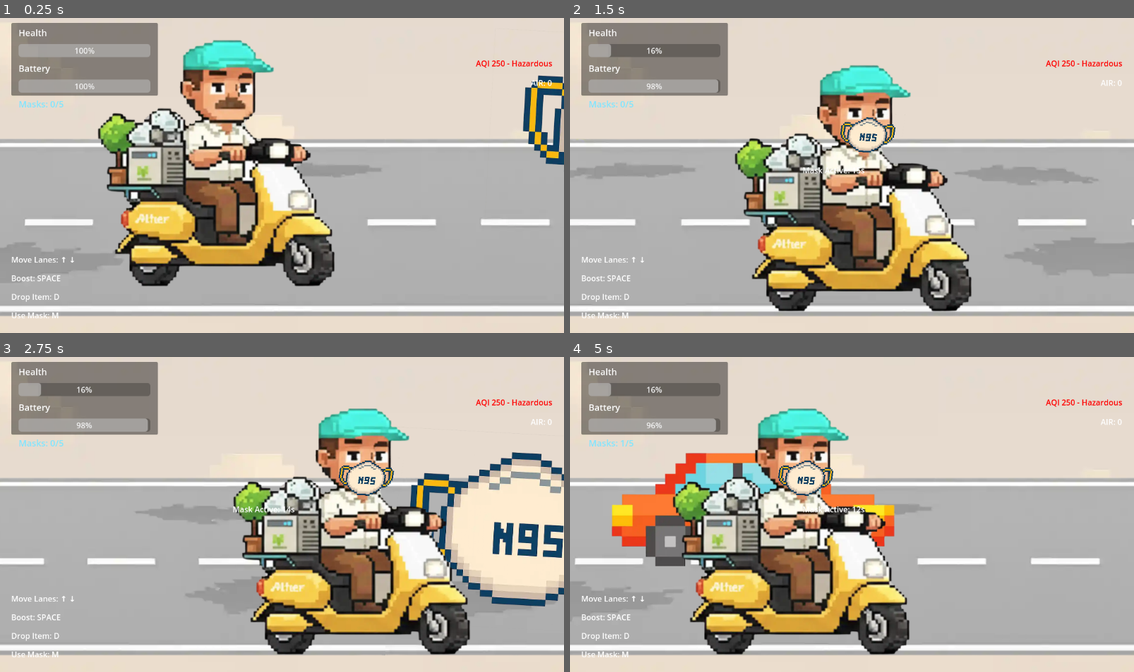
Above: before the commit, frames 1-4 (two rows, left to right).
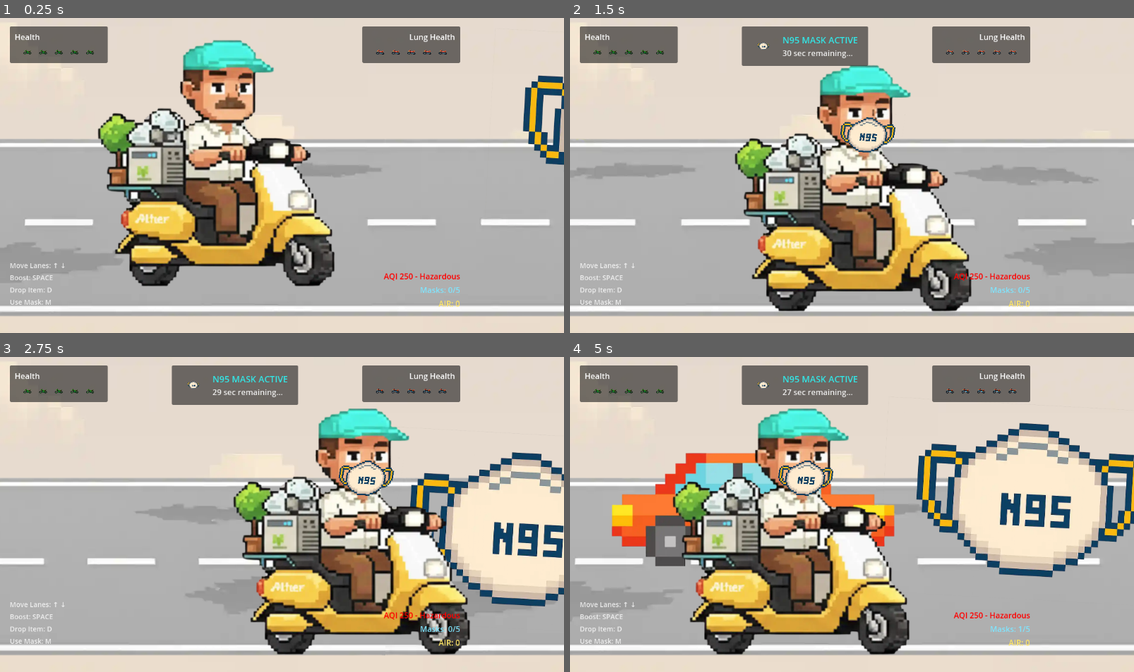
Above: after the commit, the same moments.

Repository: hr1juldey/breath_rush
Game: Godot game, scene res://scenes/Main.tscn
Same seed, same stepped clock (60 frames per second), same inputs: the game is played once before the commit and once after it.
Inputs (mouse positions are in pixels of both pictures, inside the frame that each line leads up to):
- Up to frame 1 (0.25 s): no input
- Up to frame 2 (1.5 s): tap Enter at 0.5 s; move the mouse to (976, 159) at 0.52 s; hold Right (ui_right) 0.53-1.28 s; hold L 0.53-1.28 s; click (976, 159) at 0.67 s; tap Space at 0.77 s; move the mouse to (739, 191) at 1.27 s; hold Down from 1.28 s (still down); tap H at 1.35 s
- Up to frame 3 (2.75 s): tap Space at 1.52 s; move the mouse to (338, 445) at 2.02 s; release Down at 2.03 s; hold Right (ui_right) from 2.03 s (still down); tap M at 2.1 s
- Up to frame 4 (5 s): move the mouse to (823, 577) at 2.77 s; release Right (ui_right) at 2.78 s; hold Up 2.78-3.53 s; tap L at 2.85 s; click (823, 577) at 2.92 s; tap Space at 3.02, 3.77, 4.52 s; move the mouse to (1021, 561) at 3.52 s; hold H 3.53-4.28 s; hold Left (ui_left) from 3.53 s (still down); move the mouse to (682, 467) at 4.27 s; tap M at 4.35 s

The runs differ from the first frame. In frame 1, 8.9% of the frame differs, in the area x 1-98%, y 1-96%; in frame 2, 11%; in frame 3, 11%; in frame 4, 22%, in the area x 1-100%, y 1-96%.

Commit message:
feat(hud, gameplay, docs): Implement mask timer and add HUD guide
This commit introduces a new N95 mask timer UI element to the HUD and includes a comprehensive implementation guide.

-   **feat(hud)**: Added a new `MaskTimer` UI component to display the active status and remaining time for the N95 mask. The controls display has been refactored into a `BottomLeft` container with improved styling for better readability.
-   **feat(gameplay)**: Updated `chunk_001.json` to increase the spawn probability and frequency of mask items, and adjusted delays for other power-ups, to better integrate with the new mask timer functionality.
-   **feat(docs)**: Added `HUD_IMPLEMENTATION_GUIDE.md` to provide detailed documentation on the HUD architecture, analyze critical bugs related to placeholder assets and incorrect references, and outline a clear recovery plan for proper UI asset integration.
-   **assets**: Included `mask_timer.webp` for the new HUD element.

These changes enhance the player's situational awareness regarding active buffs and provide essential documentation for future HUD development.

Diff:
--- a/data/chunks/chunk_001.json
+++ b/data/chunks/chunk_001.json
@@ -28,29 +28,36 @@
       "x": 1400,
       "y": 240,
       "type": "mask",
-      "probability": 0.4,
-      "delay": 5.0
+      "probability": 0.9,
+      "delay": 3.0
     },
     {
       "x": 1800,
       "y": 300,
       "type": "filter",
       "probability": 0.3,
-      "delay": 10.0
+      "delay": 6.0
     },
     {
       "x": 2200,
       "y": 360,
-      "type": "sapling",
-      "probability": 0.3,
-      "delay": 15.0
+      "type": "mask",
+      "probability": 0.9,
+      "delay": 9.0
     },
     {
       "x": 2600,
       "y": 240,
+      "type": "sapling",
+      "probability": 0.3,
+      "delay": 12.0
+    },
+    {
+      "x": 3000,
+      "y": 300,
       "type": "mask",
-      "probability": 0.4,
-      "delay": 20.0
+      "probability": 0.9,
+      "delay": 15.0
     }
   ],
   "delivery_zones": [
--- a/scenes/HUD.tscn
+++ b/scenes/HUD.tscn
@@ -1,126 +1,296 @@
-[gd_scene load_steps=1 format=3 uid="uid://d6jl4a6t8i"]
+[gd_scene load_steps=6 format=3 uid="uid://d6jl4a6t8i"]
 
 [ext_resource type="Script" path="res://scripts/HUD.gd" id="1_hud12"]
+[ext_resource type="Texture2D" uid="uid://c1234567890a" path="res://assets/ui/ui_minidot.webp" id="2_health_dot"]
+[ext_resource type="Texture2D" uid="uid://c1234567890b" path="res://assets/ui/ui_lung_bg.webp" id="3_lung_bg"]
+[ext_resource type="Texture2D" uid="uid://c1234567890c" path="res://assets/ui/ui_lung_fill.webp" id="4_lung_fill"]
+[ext_resource type="Texture2D" uid="uid://c1234567890d" path="res://assets/pickups/mask.webp" id="5_mask"]
 
 [node name="HUD" type="CanvasLayer"]
 script = ExtResource("1_hud12")
 
-[node name="TopLeft" type="Panel" parent="."]
-anchor_left = 0.02
-anchor_top = 0.02
-anchor_right = 0.28
-anchor_bottom = 0.25
-offset_left = 0.0
-offset_top = 0.0
-offset_right = 0.0
-offset_bottom = 0.0
-self_modulate = Color(0, 0, 0, 0.7)
-
-[node name="VBox" type="VBoxContainer" parent="TopLeft"]
-anchor_left = 0.05
-anchor_top = 0.05
-anchor_right = 0.95
-anchor_bottom = 0.95
-theme_override_constants/separation = 10
-
-[node name="HealthLabel" type="Label" parent="TopLeft/VBox"]
+[node name="TopLeft" type="PanelContainer" parent="."]
+offset_left = 20.0
+offset_top = 20.0
+offset_right = 220.0
+offset_bottom = 90.0
+
+[node name="MarginContainer" type="MarginContainer" parent="TopLeft"]
+layout_mode = 2
+theme_override_constants/margin_left = 10
+theme_override_constants/margin_top = 10
+theme_override_constants/margin_right = 10
+theme_override_constants/margin_bottom = 10
+
+[node name="VBox" type="VBoxContainer" parent="TopLeft/MarginContainer"]
+layout_mode = 2
+theme_override_constants/separation = 8
+
+[node name="HealthLabel" type="Label" parent="TopLeft/MarginContainer/VBox"]
+layout_mode = 2
 text = "Health"
-custom_minimum_size = Vector2(0, 25)
 theme_override_colors/font_color = Color(1, 1, 1, 1)
+theme_override_font_sizes/font_size = 16
+
+[node name="HealthDots" type="HBoxContainer" parent="TopLeft/MarginContainer/VBox"]
+layout_mode = 2
+theme_override_constants/separation = 8
+alignment = 1
+
+[node name="HealthDot1" type="TextureRect" parent="TopLeft/MarginContainer/VBox/HealthDots"]
+custom_minimum_size = Vector2(24, 24)
+layout_mode = 2
+texture = ExtResource("2_health_dot")
+expand_mode = 1
+stretch_mode = 5
+
+[node name="HealthDot2" type="TextureRect" parent="TopLeft/MarginContainer/VBox/HealthDots"]
+custom_minimum_size = Vector2(24, 24)
+layout_mode = 2
+texture = ExtResource("2_health_dot")
+expand_mode = 1
+stretch_mode = 5
+
+[node name="HealthDot3" type="TextureRect" parent="TopLeft/MarginContainer/VBox/HealthDots"]
+custom_minimum_size = Vector2(24, 24)
+layout_mode = 2
+texture = ExtResource("2_health_dot")
+expand_mode = 1
+stretch_mode = 5
+
+[node name="HealthDot4" type="TextureRect" parent="TopLeft/MarginContainer/VBox/HealthDots"]
+custom_minimum_size = Vector2(24, 24)
+layout_mode = 2
+texture = ExtResource("2_health_dot")
+expand_mode = 1
+stretch_mode = 5
+
+[node name="HealthDot5" type="TextureRect" parent="TopLeft/MarginContainer/VBox/HealthDots"]
+custom_minimum_size = Vector2(24, 24)
+layout_mode = 2
+texture = ExtResource("2_health_dot")
+expand_mode = 1
+stretch_mode = 5
+
+[node name="TopRight" type="PanelContainer" parent="."]
+offset_left = 740.0
+offset_top = 20.0
+offset_right = 940.0
+offset_bottom = 90.0
+
+[node name="MarginContainer" type="MarginContainer" parent="TopRight"]
+layout_mode = 2
+theme_override_constants/margin_left = 10
+theme_override_constants/margin_top = 10
+theme_override_constants/margin_right = 10
+theme_override_constants/margin_bottom = 10
+
+[node name="VBox" type="VBoxContainer" parent="TopRight/MarginContainer"]
+layout_mode = 2
+theme_override_constants/separation = 8
+
+[node name="LungLabel" type="Label" parent="TopRight/MarginContainer/VBox"]
+layout_mode = 2
+text = "Lung Health"
+theme_override_colors/font_color = Color(1, 1, 1, 1)
+theme_override_font_sizes/font_size = 16
+horizontal_alignment = 2
+
+[node name="LungIcons" type="HBoxContainer" parent="TopRight/MarginContainer/VBox"]
+layout_mode = 2
+theme_override_constants/separation = 8
+alignment = 1
+
+[node name="Lung1" type="TextureRect" parent="TopRight/MarginContainer/VBox/LungIcons"]
+custom_minimum_size = Vector2(24, 24)
+layout_mode = 2
+texture = ExtResource("3_lung_bg")
+expand_mode = 1
+stretch_mode = 5
+
+[node name="Fill" type="TextureRect" parent="TopRight/MarginContainer/VBox/LungIcons/Lung1"]
+layout_mode = 1
+anchors_preset = 15
+anchor_right = 1.0
+anchor_bottom = 1.0
+grow_horizontal = 2
+grow_vertical = 2
+texture = ExtResource("4_lung_fill")
+expand_mode = 1
+stretch_mode = 5
+
+[node name="Lung2" type="TextureRect" parent="TopRight/MarginContainer/VBox/LungIcons"]
+custom_minimum_size = Vector2(24, 24)
+layout_mode = 2
+texture = ExtResource("3_lung_bg")
+expand_mode = 1
+stretch_mode = 5
+
+[node name="Fill" type="TextureRect" parent="TopRight/MarginContainer/VBox/LungIcons/Lung2"]
+layout_mode = 1
+anchors_preset = 15
+anchor_right = 1.0
+anchor_bottom = 1.0
+grow_horizontal = 2
+grow_vertical = 2
+texture = ExtResource("4_lung_fill")
+expand_mode = 1
+stretch_mode = 5
+
+[node name="Lung3" type="TextureRect" parent="TopRight/MarginContainer/VBox/LungIcons"]
+custom_minimum_size = Vector2(24, 24)
+layout_mode = 2
+texture = ExtResource("3_lung_bg")
+expand_mode = 1
+stretch_mode = 5
+
+[node name="Fill" type="TextureRect" parent="TopRight/MarginContainer/VBox/LungIcons/Lung3"]
+layout_mode = 1
+anchors_preset = 15
+anchor_right = 1.0
+anchor_bottom = 1.0
+grow_horizontal = 2
+grow_vertical = 2
+texture = ExtResource("4_lung_fill")
+expand_mode = 1
+stretch_mode = 5
+
+[node name="Lung4" type="TextureRect" parent="TopRight/MarginContainer/VBox/LungIcons"]
+custom_minimum_size = Vector2(24, 24)
+layout_mode = 2
+texture = ExtResource("3_lung_bg")
+expand_mode = 1
+stretch_mode = 5
+
+[node name="Fill" type="TextureRect" parent="TopRight/MarginContainer/VBox/LungIcons/Lung4"]
+layout_mode = 1
+anchors_preset = 15
+anchor_right = 1.0
+anchor_bottom = 1.0
+grow_horizontal = 2
+grow_vertical = 2
+texture = ExtResource("4_lung_fill")
+expand_mode = 1
+stretch_mode = 5
+
+[node name="Lung5" type="TextureRect" parent="TopRight/MarginContainer/VBox/LungIcons"]
+custom_minimum_size = Vector2(24, 24)
+layout_mode = 2
+texture = ExtResource("3_lung_bg")
+expand_mode = 1
+stretch_mode = 5
+
+[node name="Fill" type="TextureRect" parent="TopRight/MarginContainer/VBox/LungIcons/Lung5"]
+layout_mode = 1
+anchors_preset = 15
+anchor_right = 1.0
+anchor_bottom = 1.0
+grow_horizontal = 2
+grow_vertical = 2
+texture = ExtResource("4_lung_fill")
+expand_mode = 1
+stretch_mode = 5
+
+[node name="CenterTop" type="CenterContainer" parent="."]
+offset_left = 280.0
+offset_top = 20.0
+offset_right = 680.0
+offset_bottom = 100.0
+
+[node name="MaskTimer" type="PanelContainer" parent="CenterTop"]
+visible = false
+layout_mode = 2
+
+[node name="MarginContainer" type="MarginContainer" parent="CenterTop/MaskTimer"]
+layout_mode = 2
+theme_override_constants/margin_left = 20
+theme_override_constants/margin_top = 15
+theme_override_constants/margin_right = 20
+theme_override_constants/margin_bottom = 15
+
+[node name="HBox" type="HBoxContainer" parent="CenterTop/MaskTimer/MarginContainer"]
+layout_mode = 2
+theme_override_constants/separation = 15
+alignment = 1
+
+[node name="MaskIcon" type="TextureRect" parent="CenterTop/MaskTimer/MarginContainer/HBox"]
+custom_minimum_size = Vector2(48, 48)
+layout_mode = 2
+texture = ExtResource("5_mask")
+expand_mode = 1
+stretch_mode = 5
+
+[node name="VBox" type="VBoxContainer" parent="CenterTop/MaskTimer/MarginContainer/HBox"]
+layout_mode = 2
+theme_override_constants/separation = 2
+
+[node name="MaskLabel" type="Label" parent="CenterTop/MaskTimer/MarginContainer/HBox/VBox"]
+layout_mode = 2
+text = "N95 MASK ACTIVE"
+theme_override_colors/font_color = Color(0.2, 0.9, 0.9, 1)
 theme_override_font_sizes/font_size = 18
 
-[node name="HealthBar" type="ProgressBar" parent="TopLeft/VBox"]
-min_value = 0.0
-max_value = 100.0
-value = 100.0
-custom_minimum_size = Vector2(200, 25)
-show_percentage = true
-
-[node name="BatteryLabel" type="Label" parent="TopLeft/VBox"]
-text = "Battery"
-custom_minimum_size = Vector2(0, 25)
-theme_override_colors/font_color = Color(1, 1, 1, 1)
-theme_override_font_sizes/font_size = 18
-
-[node name="BatteryBar" type="ProgressBar" parent="TopLeft/VBox"]
-min_value = 0.0
-max_value = 100.0
-value = 100.0
-custom_minimum_size = Vector2(200, 25)
-show_percentage = true
-
-[node name="MaskInventoryLabel" type="Label" parent="TopLeft/VBox"]
+[node name="TimeLabel" type="Label" parent="CenterTop/MaskTimer/MarginContainer/HBox/VBox"]
+layout_mode = 2
+text = "30 sec remaining..."
+theme_override_colors/font_color = Color(1, 1, 1, 0.9)
+theme_override_font_sizes/font_size = 16
+
+[node name="BottomLeft" type="VBoxContainer" parent="."]
+offset_left = 20.0
+offset_top = 500.0
+offset_right = 350.0
+offset_bottom = 580.0
+theme_override_constants/separation = 5
+
+[node name="MoveLabel" type="Label" parent="BottomLeft"]
+layout_mode = 2
+text = "Move Lanes: ↑ ↓"
+theme_override_colors/font_color = Color(1, 1, 1, 0.8)
+theme_override_font_sizes/font_size = 14
+
+[node name="BoostLabel" type="Label" parent="BottomLeft"]
+layout_mode = 2
+text = "Boost: SPACE"
+theme_override_colors/font_color = Color(1, 1, 1, 0.8)
+theme_override_font_sizes/font_size = 14
+
+[node name="DropLabel" type="Label" parent="BottomLeft"]
+layout_mode = 2
+text = "Drop Item: D"
+theme_override_colors/font_color = Color(1, 1, 1, 0.8)
+theme_override_font_sizes/font_size = 14
+
+[node name="MaskLabel" type="Label" parent="BottomLeft"]
+layout_mode = 2
+text = "Use Mask: M"
+theme_override_colors/font_color = Color(1, 1, 1, 0.8)
+theme_override_font_sizes/font_size = 14
+
+[node name="BottomRight" type="VBoxContainer" parent="."]
+offset_left = 700.0
+offset_top = 520.0
+offset_right = 940.0
+offset_bottom = 580.0
+theme_override_constants/separation = 5
+
+[node name="AQIIndicator" type="Label" parent="BottomRight"]
+layout_mode = 2
+text = "AQI 250 - Hazardous"
+theme_override_colors/font_color = Color(1, 0.3, 0.3, 1)
+theme_override_font_sizes/font_size = 16
+horizontal_alignment = 2
+
+[node name="MaskInventoryLabel" type="Label" parent="BottomRight"]
+layout_mode = 2
 text = "Masks: 0/5"
-custom_minimum_size = Vector2(0, 25)
 theme_override_colors/font_color = Color(0.5, 0.9, 1, 1)
-theme_override_font_sizes/font_size = 18
-
-[node name="TopRight" type="VBoxContainer" parent="."]
-anchor_left = 0.75
-anchor_top = 0.02
-anchor_right = 0.98
-anchor_bottom = 0.35
-offset_left = 0.0
-offset_top = 0.0
-offset_right = 0.0
-offset_bottom = 0.0
-alignment = 1
-theme_override_constants/separation = 10
-
-[node name="AQIIndicator" type="Label" parent="TopRight"]
-text = "AQI 250 - Hazardous"
-custom_minimum_size = Vector2(200, 30)
-horizontal_alignment = 2
-
-[node name="CoinsLabel" type="Label" parent="TopRight"]
+theme_override_font_sizes/font_size = 16
+horizontal_alignment = 2
+
+[node name="CoinsLabel" type="Label" parent="BottomRight"]
+layout_mode = 2
 text = "AIR: 0"
-custom_minimum_size = Vector2(200, 30)
-horizontal_alignment = 2
-
-[node name="CenterOverlay" type="VBoxContainer" parent="."]
-anchor_left = 0.35
-anchor_top = 0.4
-anchor_right = 0.65
-anchor_bottom = 0.6
-offset_left = 0.0
-offset_top = 0.0
-offset_right = 0.0
-offset_bottom = 0.0
-alignment = 1
-theme_override_constants/separation = 15
-
-[node name="MaskTimer" type="HBoxContainer" parent="CenterOverlay"]
-custom_minimum_size = Vector2(0, 40)
-alignment = 1
-visible = false
-
-[node name="MaskLabel" type="Label" parent="CenterOverlay/MaskTimer"]
-text = "Mask Active: 15s"
-custom_minimum_size = Vector2(200, 40)
-
-[node name="Controls" type="VBoxContainer" parent="."]
-anchor_left = 0.02
-anchor_top = 0.75
-anchor_right = 0.35
-anchor_bottom = 0.98
-offset_left = 0.0
-offset_top = 0.0
-offset_right = 0.0
-offset_bottom = 0.0
-theme_override_constants/separation = 8
-
-[node name="MoveLabel" type="Label" parent="Controls"]
-text = "Move Lanes: ↑ ↓"
-custom_minimum_size = Vector2(0, 30)
-
-[node name="BoostLabel" type="Label" parent="Controls"]
-text = "Boost: SPACE"
-custom_minimum_size = Vector2(0, 30)
-
-[node name="DropLabel" type="Label" parent="Controls"]
-text = "Drop Item: D"
-custom_minimum_size = Vector2(0, 30)
-
-[node name="MaskLabel" type="Label" parent="Controls"]
-text = "Use Mask: M"
-custom_minimum_size = Vector2(0, 30)
+theme_override_colors/font_color = Color(1, 0.9, 0.4, 1)
+theme_override_font_sizes/font_size = 16
+horizontal_alignment = 2
--- a/scripts/HUD.gd
+++ b/scripts/HUD.gd
@@ -1,16 +1,42 @@
 extends CanvasLayer
-@onready var health_bar = $TopLeft/VBox/HealthBar
-@onready var battery_bar = $TopLeft/VBox/BatteryBar
-@onready var mask_inventory_label = $TopLeft/VBox/MaskInventoryLabel
-@onready var mask_timer_container = $CenterOverlay/MaskTimer
-@onready var mask_timer_label = $CenterOverlay/MaskTimer/MaskLabel
-@onready var aqi_indicator = $TopRight/AQIIndicator
-@onready var coins_label = $TopRight/CoinsLabel
+
+# Health dots
+@onready var health_dot1 = $TopLeft/MarginContainer/VBox/HealthDots/HealthDot1
+@onready var health_dot2 = $TopLeft/MarginContainer/VBox/HealthDots/HealthDot2
+@onready var health_dot3 = $TopLeft/MarginContainer/VBox/HealthDots/HealthDot3
+@onready var health_dot4 = $TopLeft/MarginContainer/VBox/HealthDots/HealthDot4
+@onready var health_dot5 = $TopLeft/MarginContainer/VBox/HealthDots/HealthDot5
+
+# Lung icons
+@onready var lung1_fill = $TopRight/MarginContainer/VBox/LungIcons/Lung1/Fill
+@onready var lung2_fill = $TopRight/MarginContainer/VBox/LungIcons/Lung2/Fill
+@onready var lung3_fill = $TopRight/MarginContainer/VBox/LungIcons/Lung3/Fill
+@onready var lung4_fill = $TopRight/MarginContainer/VBox/LungIcons/Lung4/Fill
+@onready var lung5_fill = $TopRight/MarginContainer/VBox/LungIcons/Lung5/Fill
+
+# Mask timer
+@onready var mask_timer_container = $CenterTop/MaskTimer
+@onready var mask_time_label = $CenterTop/MaskTimer/MarginContainer/HBox/VBox/TimeLabel
+
+# Bottom indicators
+@onready var aqi_indicator = $BottomRight/AQIIndicator
+@onready var mask_inventory_label = $BottomRight/MaskInventoryLabel
+@onready var coins_label = $BottomRight/CoinsLabel
 
 var player_ref = null
 var current_coins = 0
+var health_dots = []
+var lung_fills = []
+
+# Pulse animation
+var pulse_time = 0.0
+var pulse_speed = 2.0
 
 func _ready():
+	# Store references in arrays for easier management
+	health_dots = [health_dot1, health_dot2, health_dot3, health_dot4, health_dot5]
+	lung_fills = [lung1_fill, lung2_fill, lung3_fill, lung4_fill, lung5_fill]
+
 	# Find player reference
 	var parent = get_parent()
 	if parent:
@@ -23,21 +49,22 @@
 		player_ref.mask_deactivated.connect(_on_mask_deactivated)
 		player_ref.mask_inventory_changed.connect(_on_mask_inventory_changed)
 
-		# Initialize mask inventory display
-		update_mask_inventory_display(player_ref.mask_inventory)
+		# Initialize displays with current player values (deferred to ensure player is initialized)
+		call_deferred("_initialize_displays")
 
-func _process(_delta):
+func _process(delta):
 	if player_ref:
 		update_mask_timer()
 		update_aqi_display()
+		update_lung_pulse(delta)
 
 func _on_health_changed(new_health: float) -> void:
-	if health_bar:
-		health_bar.value = new_health
+	update_health_dots(new_health)
+	update_lung_fills(new_health)
 
 func _on_battery_changed(new_battery: float) -> void:
-	if battery_bar:
-		battery_bar.value = new_battery
+	# Battery is no longer displayed visually in the new HUD
+	pass
 
 func _on_mask_activated(_duration: float) -> void:
 	if mask_timer_container:
@@ -47,10 +74,52 @@
 	if mask_timer_container:
 		mask_timer_container.hide()
 
+func update_health_dots(health: float) -> void:
+	# Show/hide health dots based on health percentage
+	# Each dot represents 20% health
+	var dots_to_show = int(ceil(health / 20.0))
+
+	for i in range(health_dots.size()):
+		if health_dots[i]:
+			if i < dots_to_show:
+				health_dots[i].modulate = Color(0.2, 1.0, 0.3, 1.0)  # Green
+			else:
+				health_dots[i].modulate = Color(0.3, 0.3, 0.3, 0.4)  # Dimmed gray
+
+func update_lung_fills(health: float) -> void:
+	# Update lung fill opacity based on health
+	# Each lung represents 20% health
+	var health_percent = health / 100.0
+
+	for i in range(lung_fills.size()):
+		if lung_fills[i]:
+			var lung_threshold = float(i) / 5.0
+			if health_percent >= lung_threshold:
+				# This lung should be visible
+				var lung_alpha = clamp((health_percent - lung_threshold) * 5.0, 0.0, 1.0)
+				lung_fills[i].modulate.a = lung_alpha
+			else:
+				lung_fills[i].modulate.a = 0.0
+
+func update_lung_pulse(delta: float) -> void:
+	if not player_ref:
+		return
+
+	# Create breathing/pulsing effect for lungs
+	pulse_time += delta * pulse_speed
+	var pulse_scale = 1.0 + sin(pulse_time) * 0.1  # Pulse between 0.9 and 1.1
+
+	# Apply pulse to all visible lung fills
+	var health_percent = player_ref.health / 100.0
+	for i in range(lung_fills.size()):
+		if lung_fills[i] and lung_fills[i].modulate.a > 0.0:
+			lung_fills[i].scale = Vector2(pulse_scale, pulse_scale)
+
 func update_mask_timer() -> void:
-	if player_ref and mask_timer_label:
+	if player_ref and mask_time_label:
 		if player_ref.mask_time > 0:
-			mask_timer_label.text = "Mask Active: %ds" % (int(player_ref.mask_time) + 1)
+			var seconds_remaining = int(player_ref.mask_time) + 1
+			mask_time_label.text = "%d sec remaining..." % seconds_remaining
 		else:
 			if mask_timer_container:
 				mask_timer_container.hide()
@@ -100,3 +169,9 @@
 func update_mask_inventory_display(count: int) -> void:
 	if mask_inventory_label:
 		mask_inventory_label.text = "Masks: %d/5" % count
+
+func _initialize_displays() -> void:
+	if player_ref:
+		_on_health_changed(player_ref.health)
+		_on_battery_changed(player_ref.battery)
+		update_mask_inventory_display(player_ref.mask_inventory)
--- a/scripts/Player.gd
+++ b/scripts/Player.gd
@@ -17,7 +17,7 @@
 
 # Mask system
 var mask_time = 0.0
-var mask_duration = 15.0
+var mask_duration = 30.0  # Increased from 15 to 30 seconds
 var mask_hp_restore = 10
 var mask_leak_time = 5.0
 var mask_leak_rate = 1.0
@@ -79,6 +79,9 @@
 		elapsed_time += delta
 		if elapsed_time >= grace_period:
 			grace_period_active = false
+			var logger = get_node_or_null("/root/Logger")
+			if logger:
+				logger.info(0, "Grace period ended at %.2f seconds" % elapsed_time)
 
 	# Periodic debug logging (every 60 frames = ~1 second at 60 FPS)
 	if Engine.get_frames_drawn() % 60 == 0:
@@ -204,20 +207,21 @@
 	return max(0.1, aqi_current / 150.0)
 
 func apply_mask():
-	# If mask already active or inventory full, add to inventory
-	if mask_time > 0:
-		# Mask already active, store in inventory
+	# Always try to add to inventory first if there's space and no active mask
+	# This prevents race conditions when picking up multiple masks quickly
+	if mask_time > 0 or mask_inventory > 0:
+		# Mask active OR already have inventory - store this pickup
 		add_mask_to_inventory()
-		return
-
-	# Check if we have masks in inventory
-	if mask_inventory > 0:
-		# Don't pick up, already have masks
-		add_mask_to_inventory()
-		return
-
-	# No mask active and inventory empty - use immediately
+		var logger = get_node_or_null("/root/Logger")
+		if logger:
+			logger.info(0, "Mask stored in inventory (%d/5)" % mask_inventory)
+		return
+
+	# Only use immediately if NO mask active AND inventory empty
 	use_mask_from_inventory()
+	var logger = get_node_or_null("/root/Logger")
+	if logger:
+		logger.info(0, "Mask activated immediately")
 
 func add_mask_to_inventory():
 	if mask_inventory < max_mask_inventory:
@@ -275,10 +279,18 @@
 	charge_time = 0
 
 func take_damage(amount):
+	# Don't take damage during grace period
+	if grace_period_active:
+		return
+
 	health -= amount
 	health = clamp(health, 0, max_health)
 	health_changed.emit(health)
 
+	var logger = get_node_or_null("/root/Logger")
+	if logger:
+		logger.info(3, "Player took %.1f damage, health now: %.1f" % [amount, health])
+
 func set_aqi(aqi_value):
 	aqi_current = aqi_value
 
--- a/scripts/Spawner.gd
+++ b/scripts/Spawner.gd
@@ -26,6 +26,10 @@
 var player_ref = null
 var time_without_mask = 0.0
 var mask_spawn_threshold = 5.0  # Only spawn masks if player hasn't worn mask for 5+ seconds
+
+# Track recent spawns to avoid overlaps
+var recent_spawns = {}  # Dictionary: {x_y: time}
+var spawn_clearance_time = 2.0  # Seconds to keep spawn positions reserved
 
 func _ready():
 	# Pre-instantiate obstacle pool
@@ -56,6 +60,10 @@
 		else:
 			time_without_mask = 0.0
 
+	# Clean old spawn records periodically
+	if int(game_time) % 5 == 0:  # Every 5 seconds
+		clean_old_spawn_records()
+
 	if current_chunk_data:
 		process_spawns()
 
@@ -95,6 +103,9 @@
 		obstacle.obstacle_type = obstacle_type
 		obstacle.visible = true
 
+		# Record spawn position to avoid overlaps
+		record_spawn_position(spawn_x, spawn_y)
+
 func spawn_pickup(pickup_data: Dictionary) -> void:
 	var pickup = get_pooled_pickup()
 	if pickup:
@@ -102,9 +113,21 @@
 		var spawn_y = pickup_data.get("y", 300)
 		var pickup_type = pickup_data.get("type", "mask")
 
+		# Check if this position is too close to recent spawns
+		if is_position_occupied(spawn_x, spawn_y):
+			# Adjust Y position to a different lane
+			var lanes = [240, 300, 360]
+			for lane_y in lanes:
+				if not is_position_occupied(spawn_x, lane_y):
+					spawn_y = lane_y
+					break
+
 		pickup.global_position = Vector2(spawn_x, spawn_y)
 		pickup.pickup_type = pickup_type
 		pickup.visible = true
+
+		# Record spawn position to avoid overlaps
+		record_spawn_position(spawn_x, spawn_y)
 
 func get_pooled_obstacle() -> Node:
 	for obstacle in obstacle_pool:
@@ -192,8 +215,12 @@
 			if pickup_type == "mask":
 				# Only spawn mask if player hasn't worn mask for 5+ seconds
 				if time_without_mask >= mask_spawn_threshold:
-					if randf() < pickup_point.get("probability", 0.4):
+					# Higher probability (80%) to ensure masks spawn when needed
+					if randf() < pickup_point.get("probability", 0.8):
 						spawn_pickup(pickup_point)
+						var logger = get_node_or_null("/root/Logger")
+						if logger:
+							logger.info(2, "Mask spawned (time_without_mask: %.1fs)" % time_without_mask)
 			else:
 				# Spawn other pickups (filter, sapling) normally
 				if randf() < pickup_point.get("probability", 0.3):
@@ -201,3 +228,26 @@
 
 			pickup_point["respawned"] = true
 			pickup_spawn_index += 1
+
+func is_position_occupied(x: float, y: float) -> bool:
+	# Check if position is too close to any recent spawns
+	var key = "%d_%d" % [int(x / 100), int(y / 60)]  # Grid-based checking
+	if recent_spawns.has(key):
+		var spawn_time = recent_spawns[key]
+		if game_time - spawn_time < spawn_clearance_time:
+			return true
+	return false
+
+func record_spawn_position(x: float, y: float) -> void:
+	# Record this spawn position with timestamp
+	var key = "%d_%d" % [int(x / 100), int(y / 60)]
+	recent_spawns[key] = game_time
+
+func clean_old_spawn_records() -> void:
+	# Remove old spawn records to prevent memory growth
+	var keys_to_remove = []
+	for key in recent_spawns:
+		if game_time - recent_spawns[key] > spawn_clearance_time:
+			keys_to_remove.append(key)
+	for key in keys_to_remove:
+		recent_spawns.erase(key)
Binary file added: assets/ui/mask_timer.webp
Not shown, added: docs/HUD_IMPLEMENTATION_GUIDE.md
